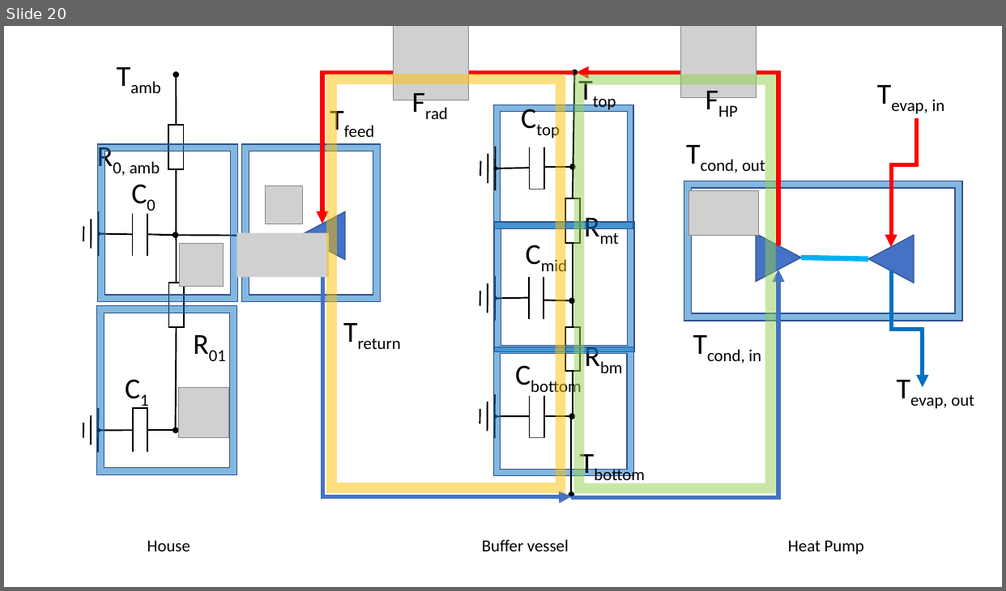
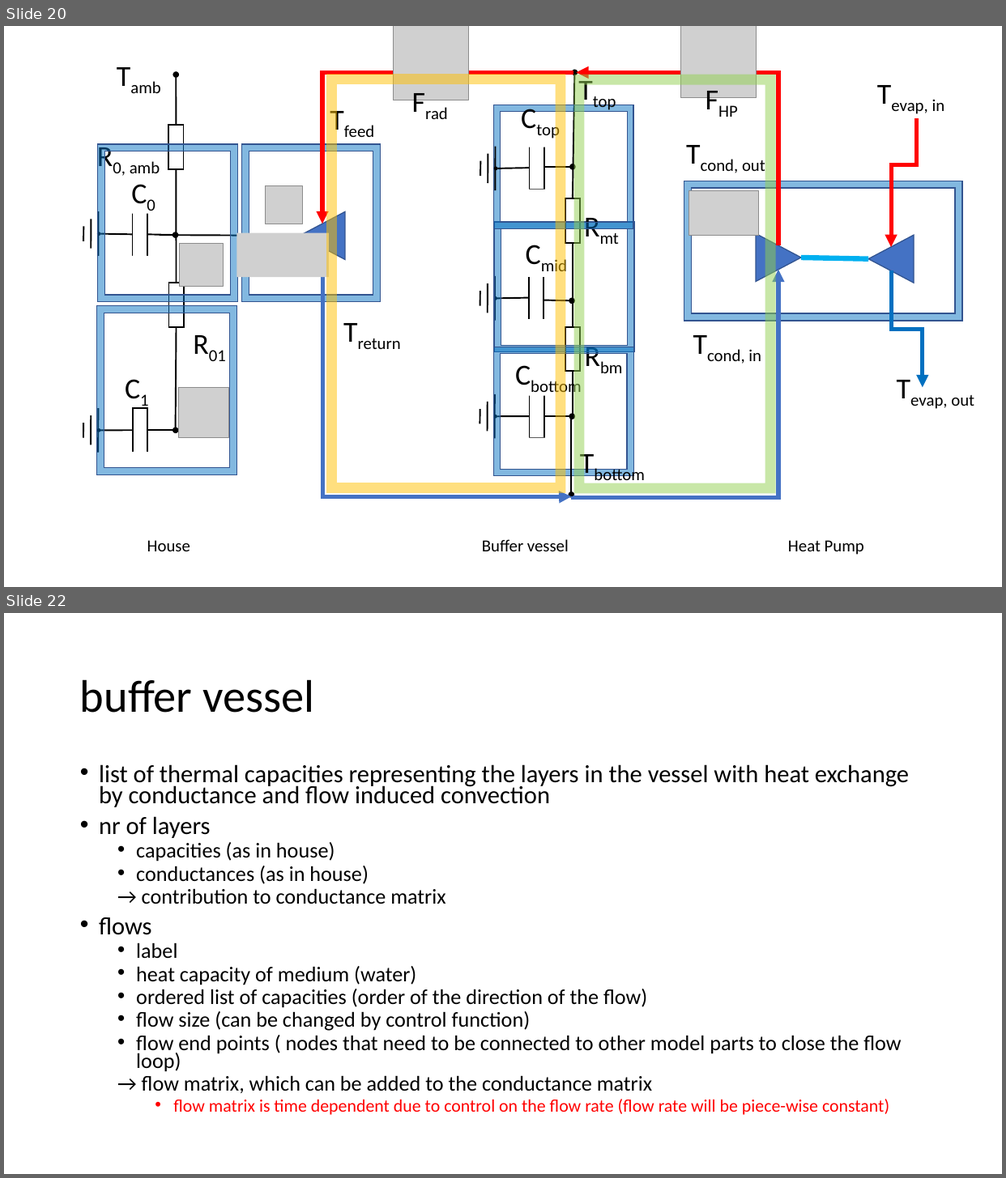
Before and after one commit to hancse/twozone_housemodel, a slide deck: Documentation/House_model_References/Pictures/New Microsoft PowerPoint Presentation.pptx. Shown one above the other, each under a label of ours: slide 20 before the commit, slides 20 and 22 after it; the slides between them are not shown. The pictures are 1006x591 and 1006x1178 pixels, drawn with LibreOffice and Linux fonts; fonts in the diff are those of the drawing; grey boxes stand for pictures. Boxes give left, top, right and bottom in pixels: in the first picture for what was removed or moved away, otherwise in the second. Text is boxed around its words. In the diff, an @@ line names an element or a change of style, - is before the commit and + after.

Commit message:
slides met overzicht van model componenten (house, buffer, radiator, fixed temperature nodes)

```diff
--- a/Documentation/House_model_References/Pictures/New Microsoft PowerPoint Presentation.pptx
+++ b/Documentation/House_model_References/Pictures/New Microsoft PowerPoint Presentation.pptx
@@ slide 22 added at box(4, 613, 1002, 1174), background #FFFFFF @@
@@ title added at box(80, 679, 314, 713), 44 pt, text #000000 @@
+buffer vessel
@@ text added at box(99, 764, 909, 1115), 20.4 pt, text #000000 @@
+• list of thermal capacities representing the layers in the vessel with heat exchange by conductance and flow induced convection
+• nr of layers
+  • capacities (as in house)
+  • conductances (as in house)
+  → contribution to conductance matrix
+• flows
+  • label
+  • heat capacity of medium (water)
+  • ordered list of capacities (order of the direction of the flow)
+  • flow size (can be changed by control function)
+  • flow end points ( nodes that need to be connected to other model parts to close the flow loop)
+  → flow matrix, which can be added to the conductance matrix
+    • flow matrix is time dependent due to control on the flow rate (flow rate will be piece-wise constant)
```
Also in this commit, not shown: 3 other slides added.
